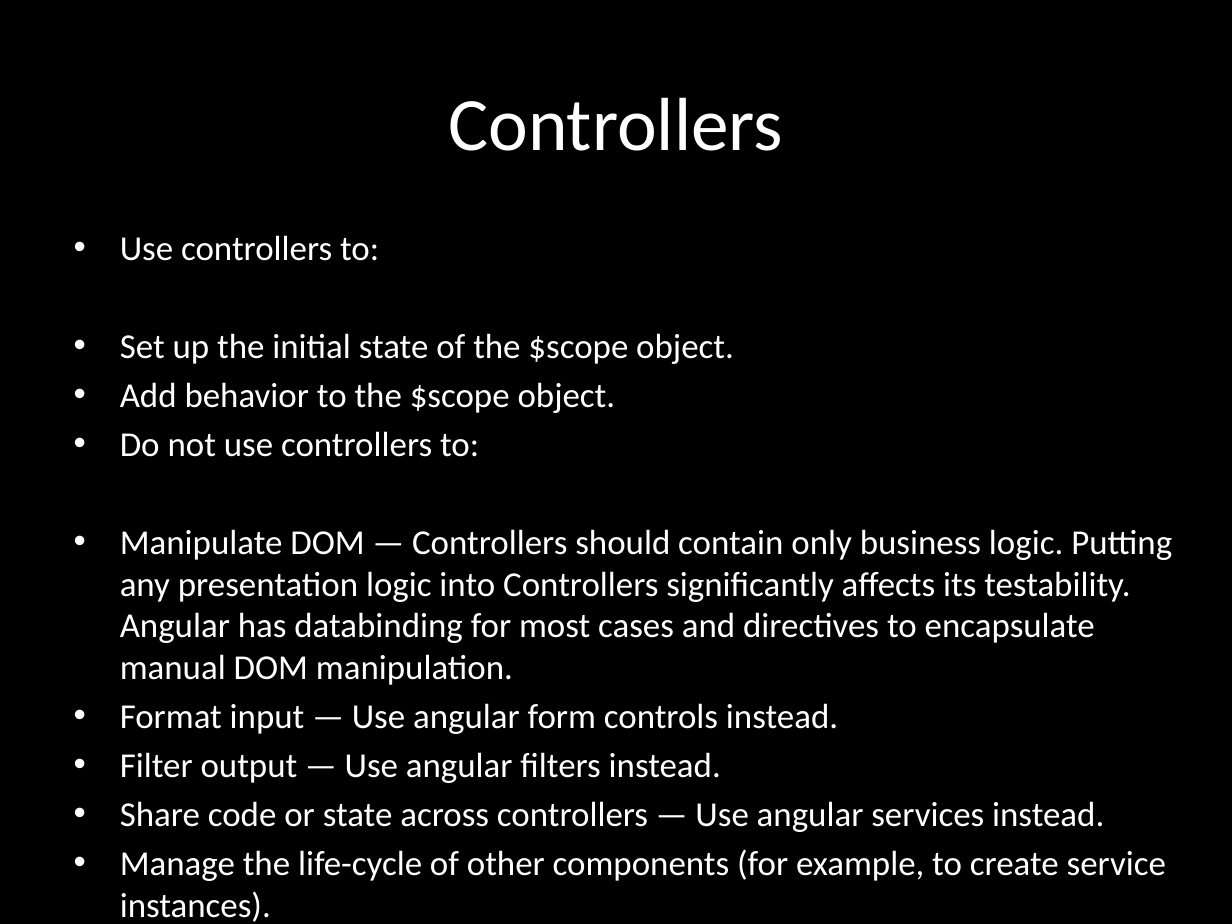
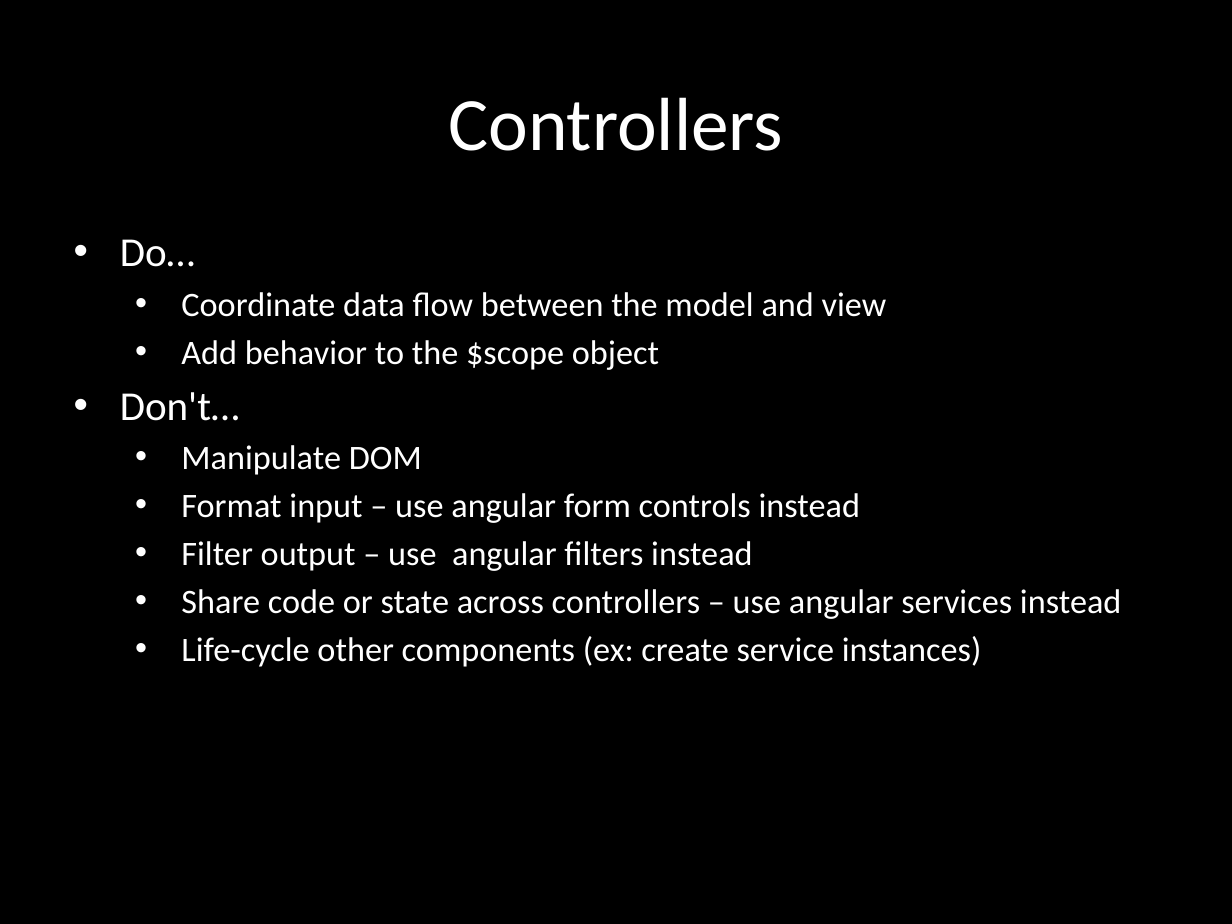
Before and after one commit to eliasjames/training-angular, a slide deck: slide 4 of slides/Angular Slides Day 2.pptx. Drawn at 1232x924 pixels with LibreOffice and Linux fonts; fonts in the diff are those of the drawing. Boxes give left, top, right and bottom in pixels: in the first picture for what was removed or moved away, otherwise in the second. Text is boxed around its words. In the diff, an @@ line names an element or a change of style, - is before the commit and + after.

Commit message:
Slides

```diff
--- a/slides/Angular Slides Day 2.pptx
+++ b/slides/Angular Slides Day 2.pptx
@@ subtitle at <box>120,239,1121,667</box>: text changed; size 20.4 to 20 pt @@
-• Use controllers to:
-• Set up the initial state of the $scope object.
-• Add behavior to the $scope object.
-• Do not use controllers to:
-• Manipulate DOM — Controllers should contain only business logic. Putting any presentation logic into Controllers significantly affects its testability. Angular has databinding for most cases and directives to encapsulate manual DOM manipulation.
-• Format input — Use angular form controls instead.
-• Filter output — Use angular filters instead.
-• Share code or state across controllers — Use angular services instead.
-• Manage the life-cycle of other components (for example, to create service instances).
+• Do…
+  • Coordinate data flow between the model and view
+  • Add behavior to the $scope object
+• Don't…
+  • Manipulate DOM
+  • Format input – use angular form controls instead
+  • Filter output – use angular filters instead
+  • Share code or state across controllers – use angular services instead
+  • Life-cycle other components (ex: create service instances)
```
Also in this commit, not shown: 12 other slides changed, 1 slide removed.
